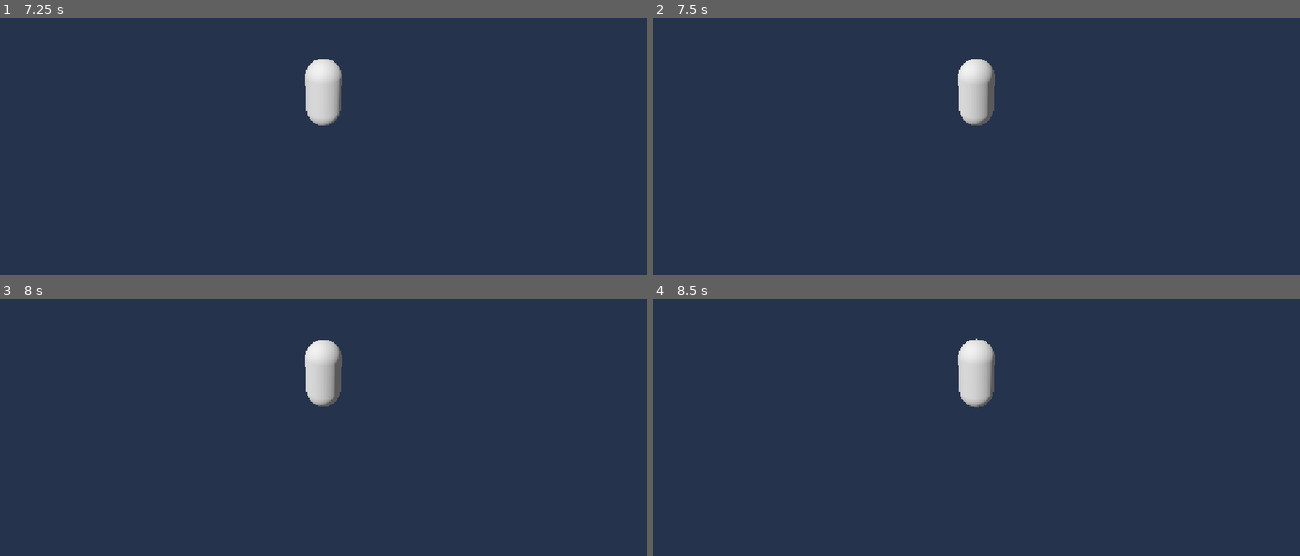
Above: before the commit, frames 1-4 (two rows, left to right).
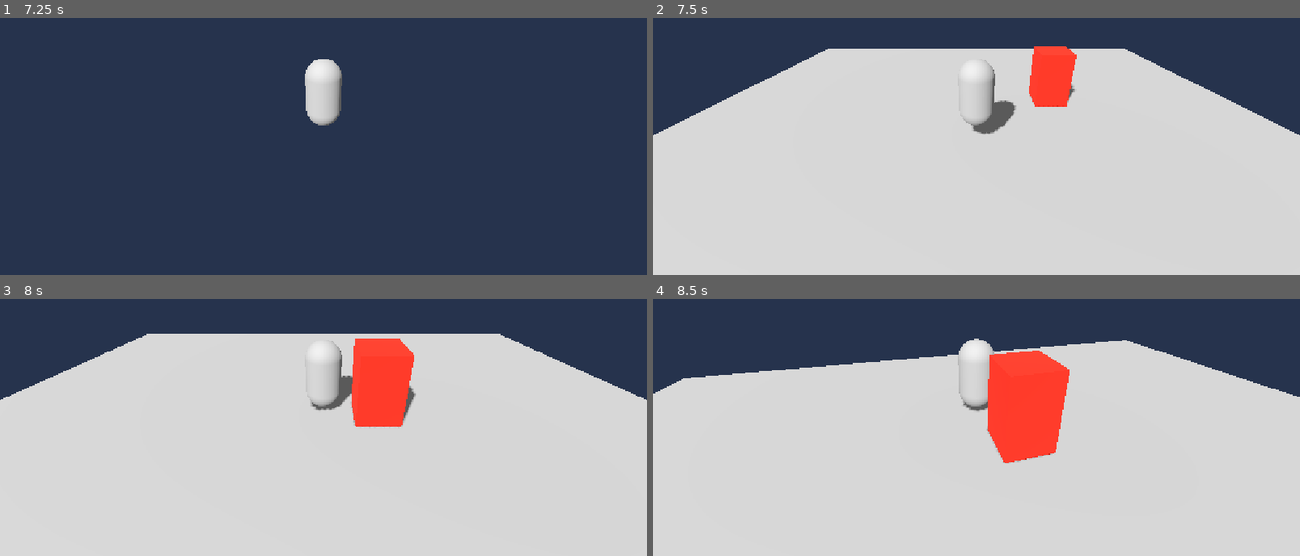
Above: after the commit, the same moments.

Repository: shan123654/city-escape
Game: Godot game, scene res://scenes/main.tscn
Two runs of this game, one before a commit and one after it. Both use one fixed random seed, a clock stepped at 60 frames per second and the inputs below.
Inputs (mouse positions are in pixels of both pictures, inside the frame that each line leads up to):
- Up to frame 1 (7.25 s): tap Enter at 0.5, 6.5 s; move the mouse to (355, 92) at 0.52 s; hold Up (ui_up) 0.53-5.78 s; click (355, 92) at 0.67 s; move the mouse to (291, 95) at 1.27 s; move the mouse to (336, 87) at 2.02 s; move the mouse to (317, 100) at 2.77 s; click (317, 100) at 2.92 s; move the mouse to (368, 97) at 3.52 s; move the mouse to (271, 89) at 4.27 s; move the mouse to (329, 92) at 5.02 s; click (329, 92) at 5.17 s; tap Space at 5.75 s; move the mouse to (297, 84) at 5.77 s; hold Right (ui_right) 5.78-6.53 s; move the mouse to (355, 92) at 6.52 s; hold Up (ui_up) from 6.53 s (still down)
- Up to frame 2 (7.5 s): keep holding Up (ui_up); tap Space at 7.25 s; move the mouse to (944, 95) at 7.27 s; click (944, 95) at 7.42 s
- Up to frame 3 (8 s): keep holding Up (ui_up)
- Up to frame 4 (8.5 s): keep holding Up (ui_up); move the mouse to (989, 368) at 8.02 s

Frame 1 is identical in both runs. In frame 2, 78% of the frame differs, in the area x 0-100%, y 11-100%; in frame 3, 80%, in the area x 0-100%, y 13-100%; in frame 4, 74%.

Commit message:
Implement TASK-004 void fall death and respawn

Diff:
--- a/scripts/player.gd
+++ b/scripts/player.gd
@@ -2,8 +2,11 @@
 
 @export var speed: float = 5.0
 @export var mouse_sensitivity: float = 0.003
+@export_range(1.0, 1000.0, 1.0, "or_greater") var fall_death_distance: float = 100.0
 
 @onready var camera_pivot: Node3D = $CameraPivot
+# Measure the fall from this instance's original world-space spawn height.
+@onready var _spawn_height: float = global_position.y
 
 var _is_dead: bool = false
 
@@ -43,3 +46,6 @@
 	velocity.x = input_direction.x * speed
 	velocity.z = input_direction.y * speed
 	move_and_slide()
+
+	if global_position.y <= _spawn_height - fall_death_distance:
+		die()
Not shown, changed: AI_HANDOFF.md
